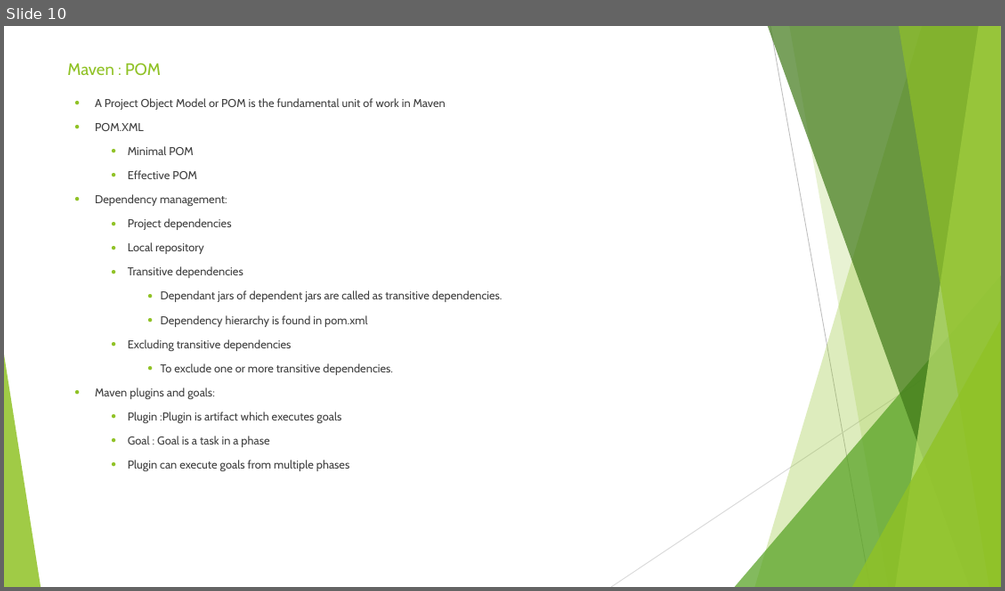
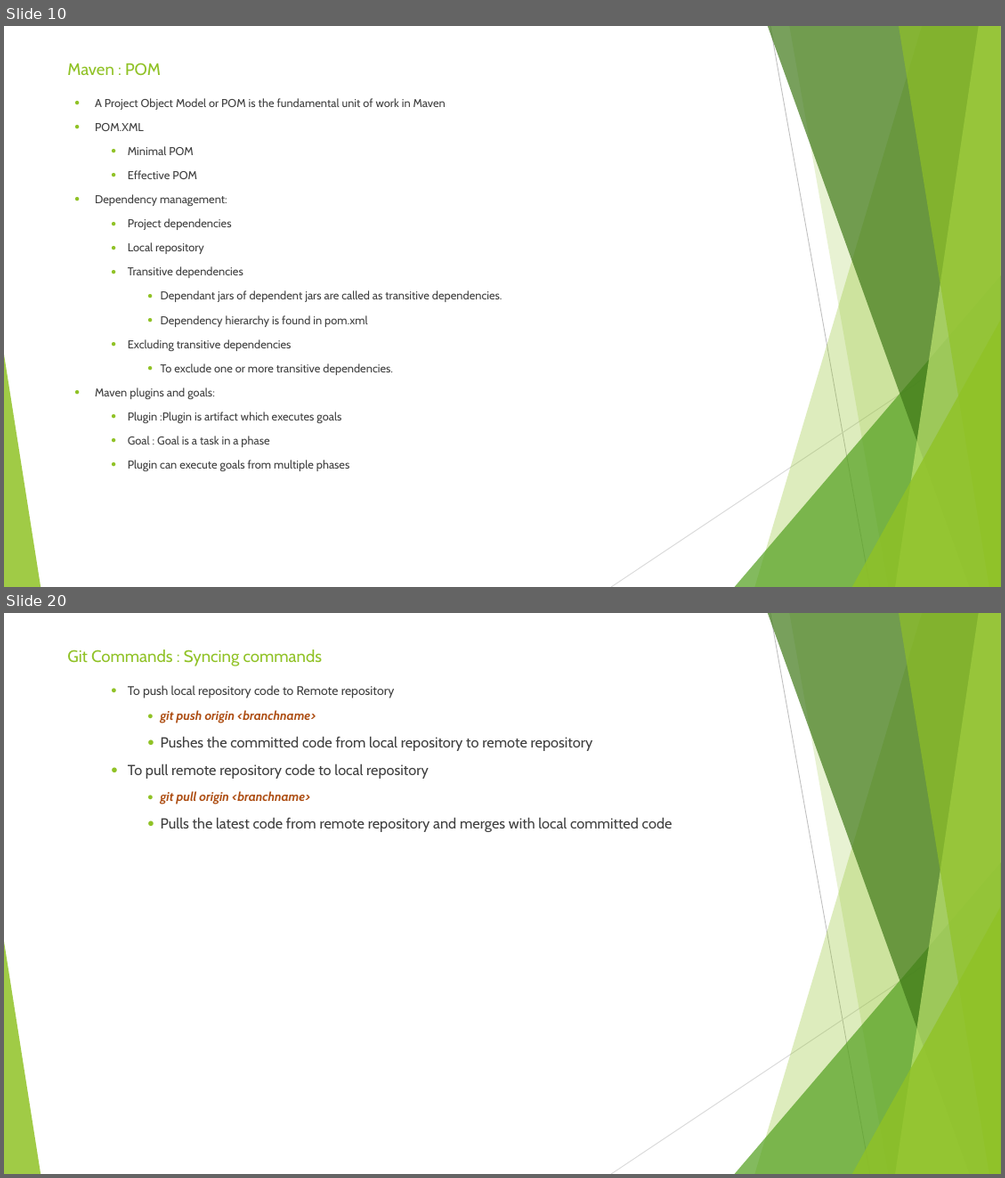
Before and after one commit to sidissir/mk-automation-framework-training, a slide deck: MavenPPT.pptx. Shown one above the other, each under a label of ours: slide 10 before the commit, slides 10 and 20 after it; the slides between them are not shown. The pictures are 1005x591 and 1005x1178 pixels, drawn with LibreOffice and Linux fonts; fonts in the diff are those of the drawing. Boxes give left, top, right and bottom in pixels: in the first picture for what was removed or moved away, otherwise in the second. Text is boxed around its words. In the diff, an @@ line names an element or a change of style, - is before the commit and + after.

```diff
--- a/MavenPPT.pptx
+++ b/MavenPPT.pptx
@@ slide 20 added at (x1=4, y1=613, x2=1001, y2=1174), background #FFFFFF; not listed: 10 template elements that a slide beside it also shows @@
@@ title added at (x1=67, y1=649, x2=323, y2=666), 16 pt, text #90C226 @@
+Git Commands : Syncing commands
@@ text added at (x1=128, y1=685, x2=672, y2=832), 14 pt, text #3F3F3F @@
+  ● To push local repository code to Remote repository
+    ● git push origin <branchname>
+    ● Pushes the committed code from local repository to remote repository
+  ● To pull remote repository code to local repository
+    ● git pull origin <branchname>
+    ● Pulls the latest code from remote repository and merges with local committed code
```
Also in this commit, not shown: 11 other slides added, 1 other file.
